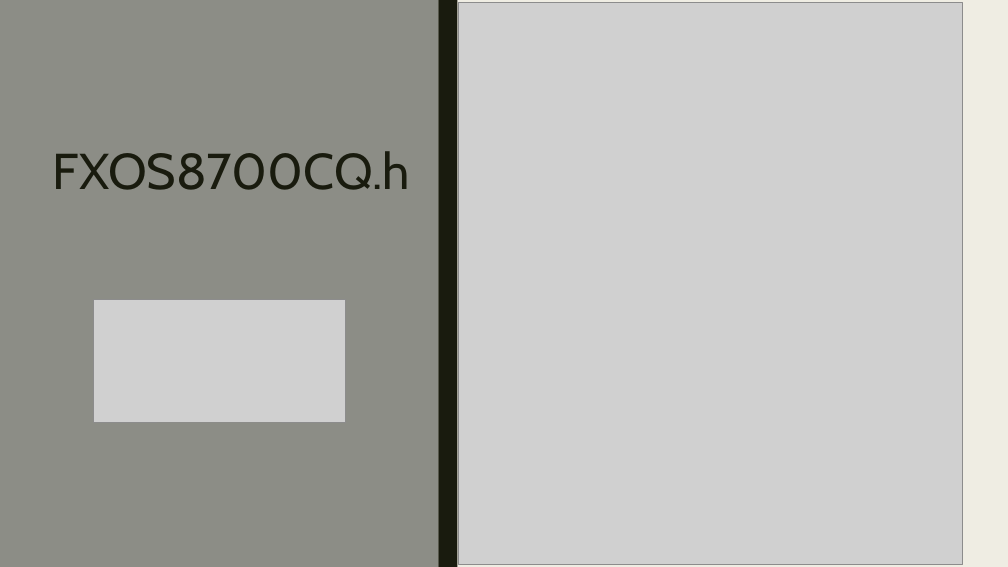
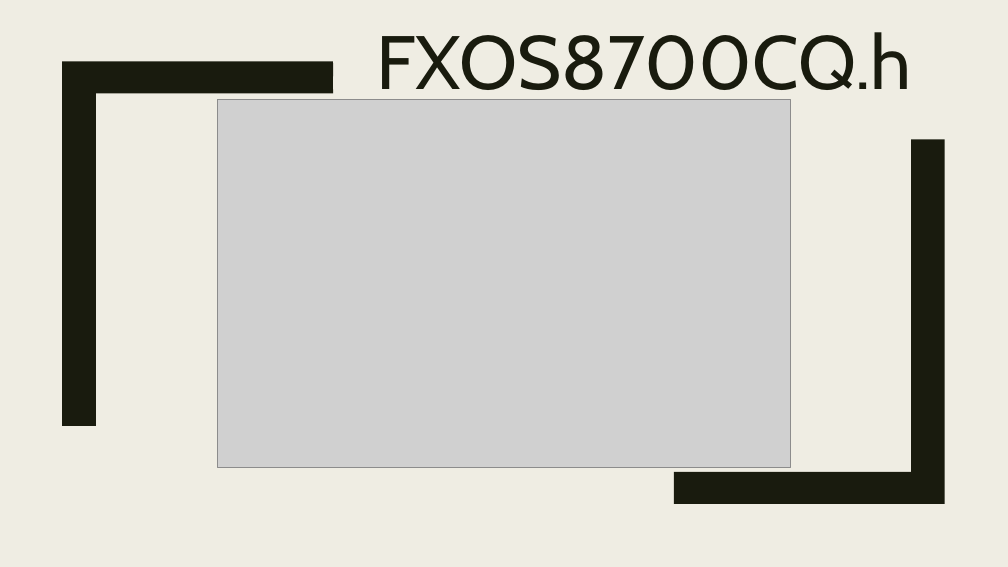
Before and after one commit to mlarroque/TP2-LABmicros, a slide deck: slide 9 of PPT/Comunicación serie.pptx. Drawn at 1008x567 pixels with LibreOffice and Linux fonts; fonts in the diff are those of the drawing; grey boxes stand for pictures. Boxes give left, top, right and bottom in pixels: in the first picture for what was removed or moved away, otherwise in the second. Text is boxed around its words. In the diff, an @@ line names an element or a change of style, - is before the commit and + after.

```diff
--- a/PPT/Comunicación serie.pptx
+++ b/PPT/Comunicación serie.pptx
@@ rectangle removed at <box>0,0,439,567</box> @@
@@ title "FXOS8700CQ.h": place and size @@
-title "FXOS8700CQ.h" at <box>53,151,410,190</box>
+title "FXOS8700CQ.h" at <box>376,32,911,106</box>
@@ title "FXOS8700CQ.h" at <box>376,32,911,106</box>: size 48 to 72 pt; alignment left to centre; line spacing 0.84 to 0.89; vertical alignment top to bottom @@
@@ rectangle removed at <box>439,0,457,567</box> @@
@@ picture removed at <box>459,2,963,565</box> @@
@@ freeform shape added at <box>62,61,333,426</box>, fill #191B0E @@
@@ picture added at <box>218,100,791,468</box> @@
@@ freeform shape added at <box>675,139,945,504</box>, fill #191B0E @@
@@ picture removed at <box>93,299,345,422</box> @@
```
Also in this commit, not shown: 1 other slide changed.
